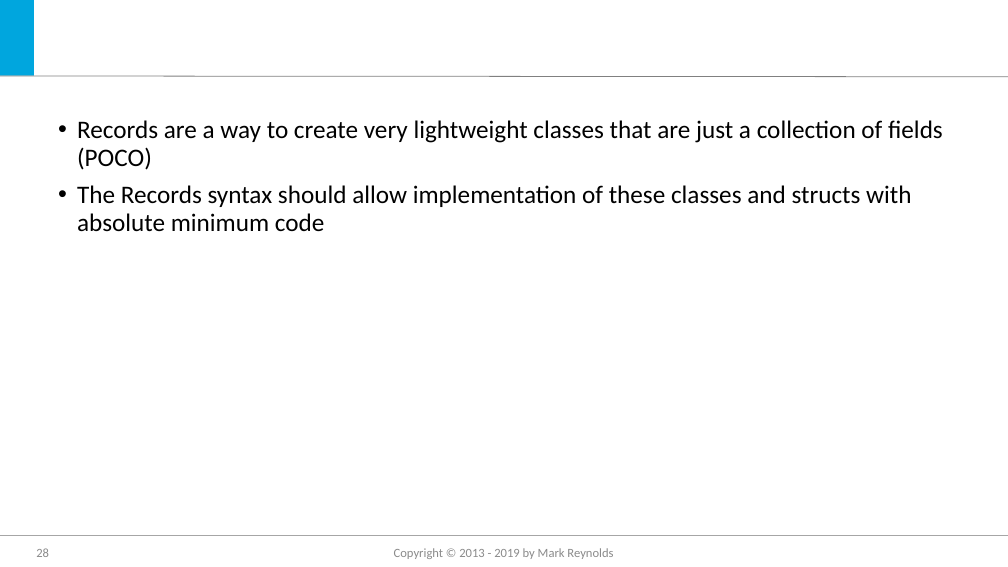
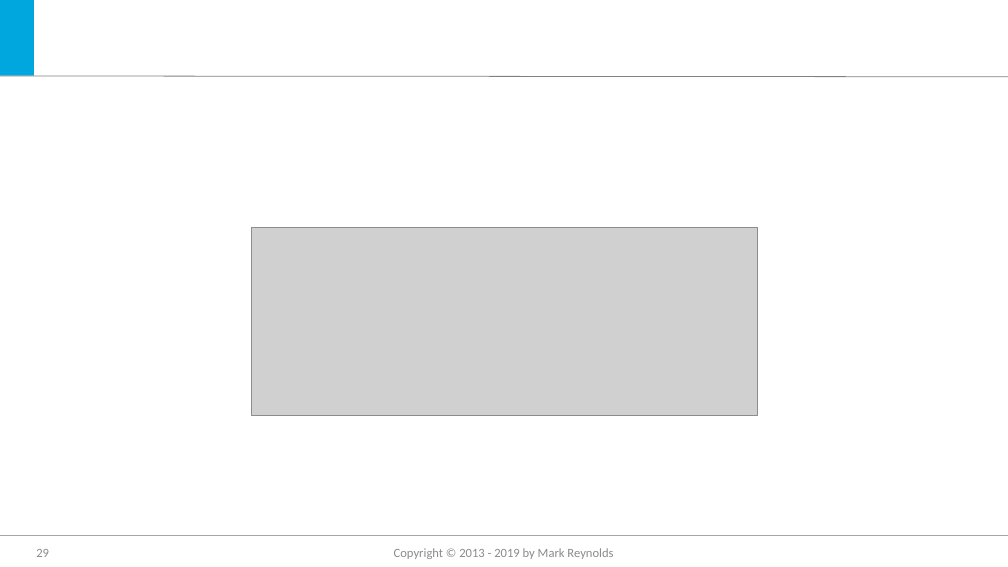
Before and after one commit to jmreynolds/CSharp8, a slide deck: slide 29 of Whats new in C#8.pptx (slide 28 before the commit). Drawn at 1008x567 pixels with LibreOffice and Linux fonts; fonts in the diff are those of the drawing; grey boxes stand for pictures; background and template pictures are left out. Boxes give left, top, right and bottom in pixels: in the first picture for what was removed or moved away, otherwise in the second. Text is boxed around its words. In the diff, an @@ line names an element or a change of style, - is before the commit and + after.

```diff
--- a/Whats new in C#8.pptx
+++ b/Whats new in C#8.pptx
@@ text removed at bbox=[77, 120, 943, 232] @@
-• Records are a way to create very lightweight classes that are just a collection of fields (POCO)
-• The Records syntax should allow implementation of these classes and structs with absolute minimum code
@@ picture added at bbox=[251, 228, 758, 415] @@
```
Also in this commit, not shown: 3 other slides changed, 1 slide added, 3 other files.
